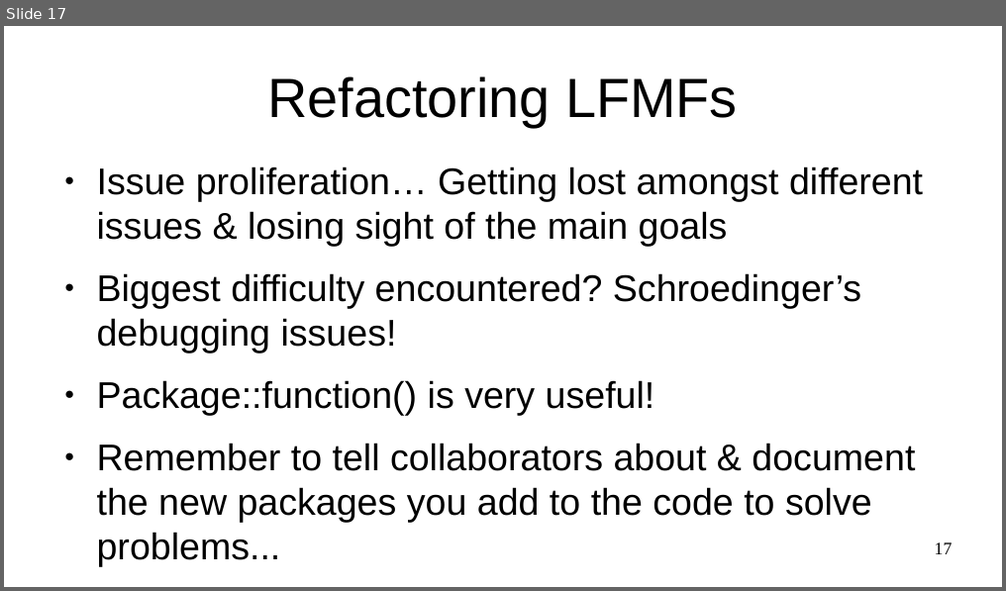
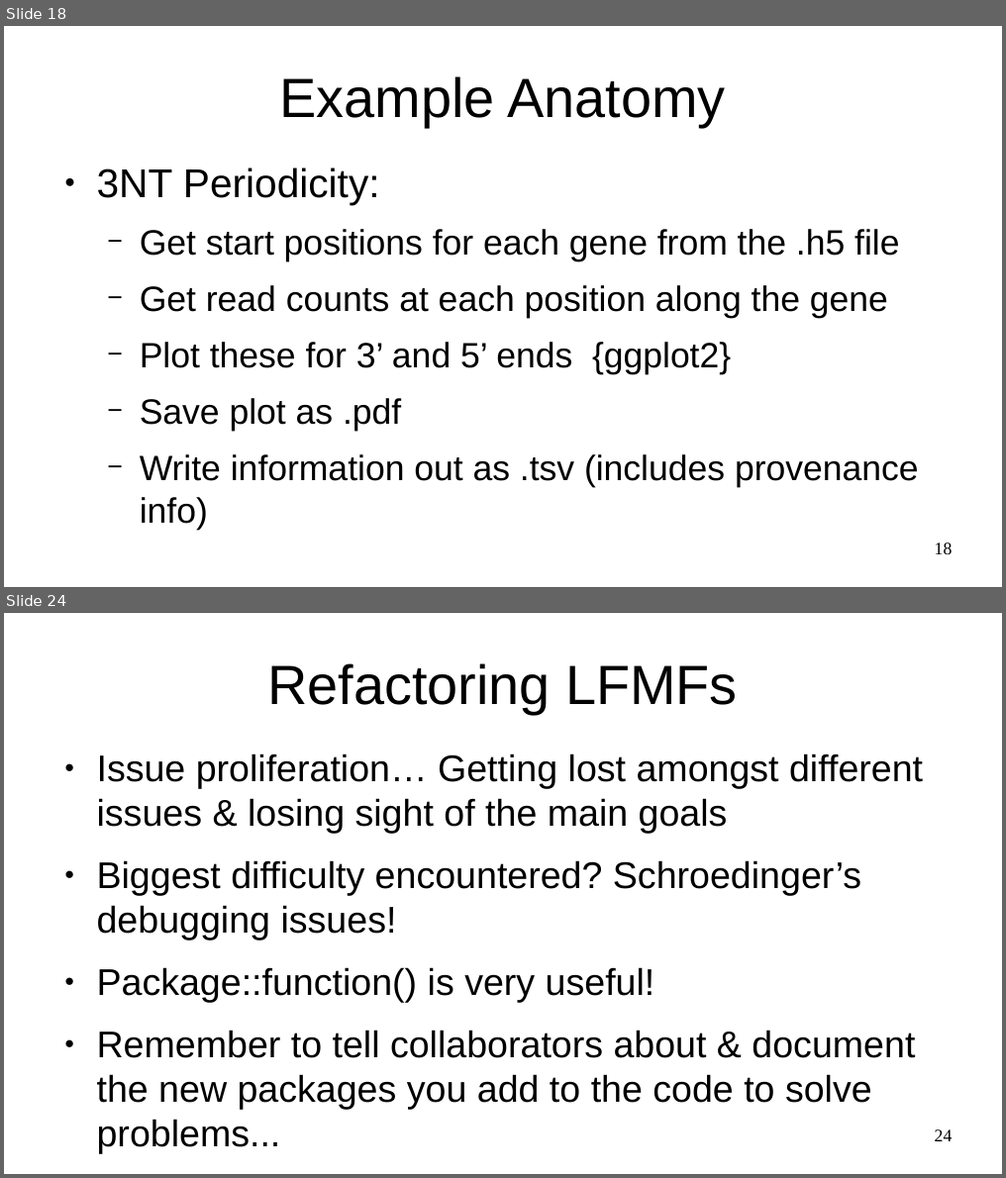
Before and after one commit to FlicAnderson/LabTalk-riboviz-20200624, a slide deck: LabTalk-riboviz-20200624.odp. Shown one above the other, each under a label of ours: slide 17 before the commit, slides 18 and 24 after it; the slides between them are not shown. The pictures are 1006x591 and 1006x1178 pixels, drawn with LibreOffice and Linux fonts; fonts in the diff are those of the drawing. Boxes give left, top, right and bottom in pixels: in the first picture for what was removed or moved away, otherwise in the second. Text is boxed around its words. In the diff, an @@ line names an element or a change of style, - is before the commit and + after.

```diff
--- a/LabTalk-riboviz-20200624.odp
+++ b/LabTalk-riboviz-20200624.odp
@@ slide 18 added at (4,26,1002,587), background #FFFFFF @@
@@ title added at (280,76,725,127), 44 pt, text #000000 @@
+Example Anatomy
@@ text added at (97,168,919,488), 28 pt, text #000000 @@
+● 3NT Periodicity:
+  − Get start positions for each gene from the .h5 file
+  − Get read counts at each position along the gene
+  − Plot these for 3’ and 5’ ends {ggplot2}
+  − Save plot as .pdf
+  − Write information out as .tsv (includes provenance info)
@@ page number added at (935,543,952,555), 14 pt, text #000000 @@
+18
@@ what was slide 17 is now slide 24 @@
@@ page number at (935,1130,952,1142): text changed @@
-17
+24
```
Also in this commit, not shown: 8 slides changed, 9 other slides added, 1 slide removed.
